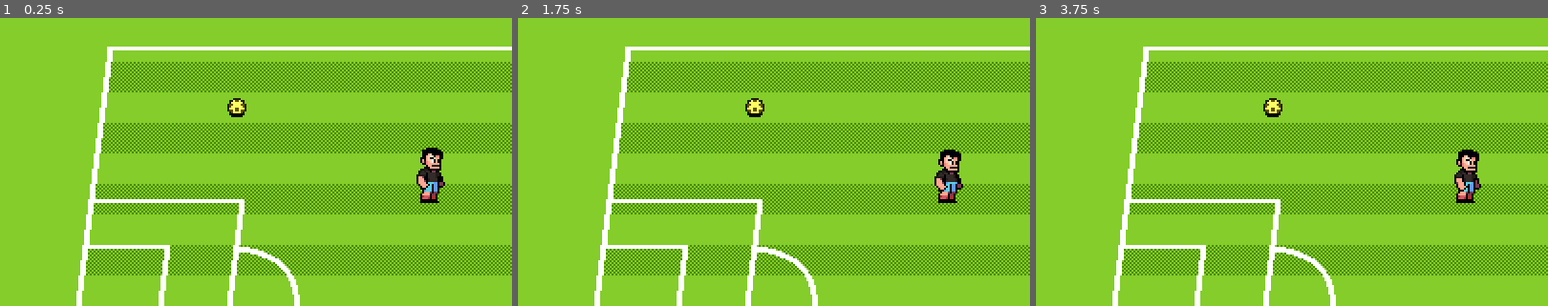
Above: before the commit, frames 1-3 (left to right).
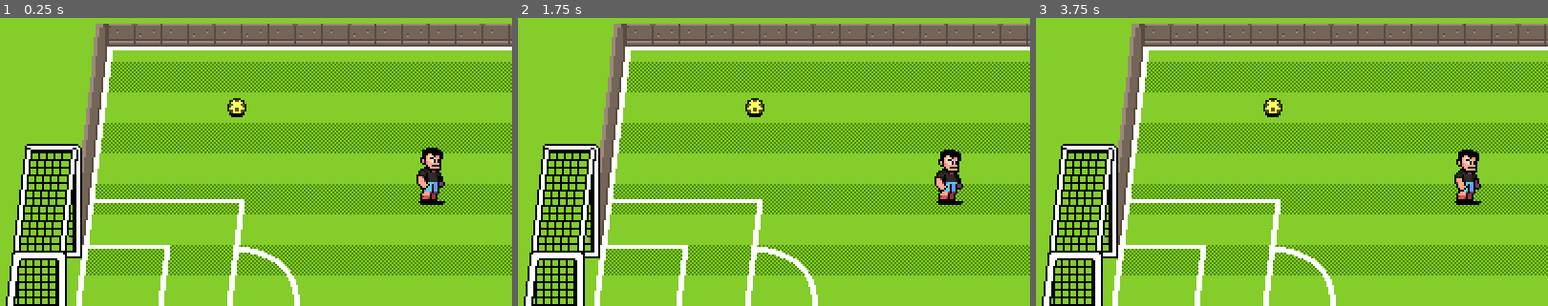
Above: after the commit, the same moments.

Repository: redwarewolf/fafa-simulator
Game: Godot game, scene res://scenes/world.tscn
Same seed, same stepped clock (60 frames per second), same inputs: the game is played once before the commit and once after it.
Inputs:
- Up to frame 1 (0.25 s): no input
- Up to frame 2 (1.75 s): no input
- Up to frame 3 (3.75 s): no input

The runs differ from the first frame. In frame 1, 12% of the frame differs, in the area x 1-100%, y 1-100%; in frame 2, 12%; in frame 3, 12%.
Error after the commit: Invalid call. Nonexistent function 'move_and_bounce' in base 'AnimatableBody2D (Ball)'. (res://scenes/ball/ball_states/ball_state_freeform.gd:17)

Commit message:
Header

Diff:
--- a/scenes/ball/ball.gd
+++ b/scenes/ball/ball.gd
@@ -7,6 +7,12 @@
 @onready var player_detection_area : Area2D = %PlayerDetectionArea
 @onready var ball_sprite : Sprite2D = %BallSprite
 
+const FRICTION_AIR := 35.0
+const FRICTION_GROUND := 250.0
+const BOUNCINESS := 0.8
+const DISTANCE_HIGH_PASS := 130
+const AIR_CONNECT_HEIGHT := 20.0
+const AIR_CONNECT_RANGE := 10.0
 
 
 var current_state : BallState = null
@@ -54,7 +60,21 @@
 	carrier = null
 	switch_state(Ball.State.SHOT)
 
-func pass_to(pass_velocity: Vector2) -> void:
-	velocity = pass_velocity
+func pass_to(destination: Vector2) -> void:
+	var direction := position.direction_to(destination)
+	var distance := position.distance_to(destination)
+	var intensity := sqrt(2 * distance * FRICTION_GROUND )
+	velocity = intensity * direction
+	if distance >= DISTANCE_HIGH_PASS:
+		height_velocity = BallState.GRAVITY * distance / (1.8 * intensity)
 	carrier = null
 	switch_state(Ball.State.FREEFORM)
+
+func stop() -> void:
+	velocity = Vector2.ZERO
+
+func can_air_interact() -> bool:
+	return current_state != null and current_state.can_air_interact()
+
+func can_air_connect() -> bool:
+	return height >= AIR_CONNECT_HEIGHT - AIR_CONNECT_RANGE and height <= AIR_CONNECT_HEIGHT + AIR_CONNECT_RANGE
--- a/scenes/ball/ball_states/ball_state.gd
+++ b/scenes/ball/ball_states/ball_state.gd
@@ -3,7 +3,7 @@
 
 signal state_transition_requested(new_state: BallState)
 
-var GRAVITY := 10.0
+const GRAVITY := 10.0
 
 var ball : Ball = null
 var carrier : Player = null
@@ -36,3 +36,13 @@
 			if(bounciness > 0.0 and ball.height_velocity < 0):
 				ball.height_velocity = -ball.height_velocity * bounciness
 				ball.velocity *= bounciness
+
+
+func can_air_interact() -> bool:
+	return false
+
+func move_and_bounce(delta: float) -> void:
+	var collision = ball.move_and_collide(ball.velocity * delta)
+	if collision != null:
+		ball.velocity = ball.velocity.bounce(collision.get_normal() * ball.BOUNCINESS)
+		ball.switch_state(Ball.State.FREEFORM)
--- a/scenes/ball/ball_states/ball_state_freeform.gd
+++ b/scenes/ball/ball_states/ball_state_freeform.gd
@@ -1,9 +1,6 @@
 class_name BallStateFreeform
 extends BallState
 
-const FRICTION_AIR := 35.0
-const FRICTION_GROUND := 250.0
-const BOUNCINESS := 0.8
 
 func _enter_tree() -> void:
 	player_detection_area.body_entered.connect(on_player_enter.bind())
@@ -14,7 +11,10 @@
 
 func _physics_process(delta: float) -> void:
 	set_ball_animation_from_velocity()
-	var friction = FRICTION_AIR if ball.height > 0 else FRICTION_GROUND
+	var friction = ball.FRICTION_AIR if ball.height > 0 else ball.FRICTION_GROUND
 	ball.velocity = ball.velocity.move_toward(Vector2.ZERO, friction*delta)
-	process_gravity(delta,BOUNCINESS)
-	ball.move_and_collide(ball.velocity * delta)
+	process_gravity(delta,ball.BOUNCINESS)
+	ball.move_and_bounce(delta)
+
+func can_air_interact() -> bool:
+	return true
--- a/scenes/ball/ball_states/ball_state_shot.gd
+++ b/scenes/ball/ball_states/ball_state_shot.gd
@@ -17,7 +17,7 @@
 func _physics_process(delta: float) -> void:
 	if (Time.get_ticks_msec() - time_since_shot > DURATION): #Escalarlo según poder
 		state_transition_requested.emit(Ball.State.FREEFORM)
-	ball.move_and_collide(ball.velocity * delta)
+	ball.move_and_bounce(delta)
 
 func _exit_tree() -> void:
 	ball_sprite.scale.y = 1.0
--- /dev/null
+++ b/scenes/camera.gd
@@ -0,0 +1,16 @@
+class_name Camera
+extends Camera2D
+
+const DISTANCE_TARGET := 100
+const SMOOTHING_BALL_CARRIED := 2
+const SMOOTHING_BALL_DEFAULT := 8
+
+@export var ball : Ball
+
+func _process(_delta: float) -> void:
+	if ball.carrier != null:
+		position = ball.carrier.position + ball.carrier.heading * DISTANCE_TARGET
+		position_smoothing_speed = SMOOTHING_BALL_CARRIED
+	else:
+		position = ball.position
+		position_smoothing_speed = SMOOTHING_BALL_DEFAULT
--- a/scenes/characters/character_states/player_state.gd
+++ b/scenes/characters/character_states/player_state.gd
@@ -8,6 +8,7 @@
 var animation_player : AnimationPlayer = null
 var state_data : PlayerStateData = PlayerStateData.new()
 var teammate_detection_area : Area2D = null
+var ball_detection_area : Area2D = null
 
 func setup(context_player: Player, context_state_data: PlayerStateData) -> void:
 	player = context_player
@@ -15,6 +16,7 @@
 	animation_player = player.animation_player
 	state_data = context_state_data
 	teammate_detection_area =  context_player.teammate_detection_area
+	ball_detection_area = context_player.ball_detection_area
 
 func transition_state(new_state: Player.State, context_state_data : PlayerStateData = PlayerStateData.new()) -> void:
 	state_transition_requested.emit(new_state, context_state_data)
--- /dev/null
+++ b/scenes/characters/character_states/player_state_bicycle_kick.gd
@@ -0,0 +1,2 @@
+class_name PlayerStateBicycleKick
+extends PlayerState
--- /dev/null
+++ b/scenes/characters/character_states/player_state_header.gd
@@ -0,0 +1,20 @@
+class_name PlayerStateHeader
+extends PlayerState
+
+const HEIGHT_START := 0.1
+const HEIGHT_VELOCITY := 1.5
+const BONUS_POWER := 1.3
+
+func _enter_tree() -> void:
+	animation_player.play("header")
+	player.height = HEIGHT_START
+	player.height_velocity = HEIGHT_VELOCITY
+	ball_detection_area.body_entered.connect(on_ball_entered.bind())
+
+func on_ball_entered(contact_ball: Ball) -> void:
+	if contact_ball.can_air_connect():
+		contact_ball.shoot(player.velocity.normalized() * player.power * BONUS_POWER)
+
+func _process(_delta: float) -> void:
+	if player.height == 0:
+		transition_state(Player.State.RECOVERING)
--- a/scenes/characters/character_states/player_state_moving.gd
+++ b/scenes/characters/character_states/player_state_moving.gd
@@ -7,8 +7,12 @@
 	if player.velocity != Vector2.ZERO:
 		teammate_detection_area.rotation = player.velocity.angle()
 
-	# If decided to shoot:
-	# transition_state(Player.State.PREPPING_SHOT)
+	# if player.has_ball():
+		# If decided to shoot:
+		# transition_state(Player.State.PREPPING_SHOT)
 
-	# If decided to pass:
-	# transition_state(Player.State.PASSING)
+		# If decided to pass:
+		# transition_state(Player.State.PASSING)
+	# elif ball.can_air_interact():
+		# if decided to shoot:
+			# transition_state(Player.State.HEADER)
--- a/scenes/characters/character_states/player_state_passing.gd
+++ b/scenes/characters/character_states/player_state_passing.gd
@@ -7,12 +7,10 @@
 
 func on_animation_complete() -> void:
 	var pass_target := get_closest_teammate_in_view()
-	print(pass_target)
-	var target := Vector2(10,10)
-	var pass_direction := ball.position.direction_to(target)
-	var pass_distance := ball.position.distance_to(target)
-	var pass_velocity := sqrt(2* pass_distance * BallStateFreeform.FRICTION_GROUND)
-	ball.pass_to(pass_direction * pass_velocity)
+	if pass_target == null:
+		ball.pass_to(ball.position * player.heading * player.speed)
+	else:
+		ball.pass_to(pass_target.position * pass_target.velocity)
 	transition_state(Player.State.MOVING)
 
 func get_closest_teammate_in_view() -> Player:
--- /dev/null
+++ b/scenes/characters/character_states/player_state_volley_kick.gd
@@ -0,0 +1,2 @@
+class_name PlayerStateVolleyKick
+extends PlayerState
--- a/scenes/characters/player.gd
+++ b/scenes/characters/player.gd
@@ -2,8 +2,10 @@
 extends CharacterBody2D
 
 const DURATION_TACKLE := 200
+const GRAVITY := 8.0
 
-enum State { MOVING , TACKLING, RECOVERING, PREPPING_SHOT, SHOOTING, PASSING}
+enum State { MOVING , TACKLING, RECOVERING, PREPPING_SHOT, SHOOTING,
+	PASSING , HEADER, VOLLEY_KICK, BICYCLE_KICK}
 
 @export var speed : float = 80
 @export var power : float = 70
@@ -12,22 +14,32 @@
 var state_factory := PlayerStateFactory.new()
 
 var heading := Vector2.RIGHT
-
+var height := 0.0
+var height_velocity := 0.0
 var ball : Ball
 
 @onready var animation_player : AnimationPlayer = %AnimationPlayer
 @onready var player_sprite : Sprite2D = %PlayerSprite
 @onready var teammate_detection_area : Area2D = %TeammateDetectionArea
+@onready var ball_detection_area : Area2D = %BallDetectionArea
 
 func _ready() -> void:
 	switch_state(State.MOVING)
 	ball = get_node("/root/World/Ball")
 
-func _process(_delta: float) -> void:
+func _process(delta: float) -> void:
 	set_movement_animation()
 	set_heading()
 	flip_sprites()
+	process_gravity(delta)
 	move_and_slide()
+
+func process_gravity(delta: float) -> void:
+	if height > 0:
+		height_velocity -= GRAVITY * delta
+		height += height_velocity
+		height = max(0, height)
+	player_sprite.position = Vector2.UP * height
 
 func switch_state(state: State, state_data: PlayerStateData = PlayerStateData.new()) -> void:
 	if current_state != null:
--- a/scenes/characters/player.tscn
+++ b/scenes/characters/player.tscn
@@ -1,8 +1,9 @@
-[gd_scene load_steps=13 format=3 uid="uid://d1n51cka6b5gw"]
+[gd_scene load_steps=18 format=3 uid="uid://d1n51cka6b5gw"]
 
 [ext_resource type="Texture2D" uid="uid://cydlye222a3hp" path="res://assets/art/characters/soccer-player.png" id="1_3vyb7"]
 [ext_resource type="Script" uid="uid://bn5f6ur72codi" path="res://scenes/characters/player.gd" id="1_yewv4"]
 [ext_resource type="Script" uid="uid://bkew1gm4d5gq8" path="res://scenes/characters/character_states/player_state.gd" id="3_76oj4"]
+[ext_resource type="Texture2D" uid="uid://boe70j7yjv7xt" path="res://assets/art/characters/player-shadow.png" id="4_dyp2m"]
 
 [sub_resource type="Animation" id="Animation_qhqgy"]
 length = 0.001
@@ -140,20 +141,106 @@
 "values": [30]
 }
 
+[sub_resource type="Animation" id="Animation_6eyoc"]
+resource_name = "bicycle_kick"
+length = 0.4
+step = 0.1
+tracks/0/type = "value"
+tracks/0/imported = false
+tracks/0/enabled = true
+tracks/0/path = NodePath("PlayerSprite:frame")
+tracks/0/interp = 1
+tracks/0/loop_wrap = true
+tracks/0/keys = {
+"times": PackedFloat32Array(0, 0.1, 0.2, 0.3),
+"transitions": PackedFloat32Array(1, 1, 1, 1),
+"update": 1,
+"values": [36, 37, 38, 39]
+}
+tracks/1/type = "method"
+tracks/1/imported = false
+tracks/1/enabled = true
+tracks/1/path = NodePath(".")
+tracks/1/interp = 1
+tracks/1/loop_wrap = true
+tracks/1/keys = {
+"times": PackedFloat32Array(0.4),
+"transitions": PackedFloat32Array(1),
+"values": [{
+"args": [],
+"method": &"on_animation_complete"
+}]
+}
+
+[sub_resource type="Animation" id="Animation_eojnx"]
+resource_name = "volley_kick"
+length = 0.3
+step = 0.1
+tracks/0/type = "value"
+tracks/0/imported = false
+tracks/0/enabled = true
+tracks/0/path = NodePath("PlayerSprite:frame")
+tracks/0/interp = 1
+tracks/0/loop_wrap = true
+tracks/0/keys = {
+"times": PackedFloat32Array(0, 0.1),
+"transitions": PackedFloat32Array(1, 1),
+"update": 1,
+"values": [49, 50]
+}
+tracks/1/type = "method"
+tracks/1/imported = false
+tracks/1/enabled = true
+tracks/1/path = NodePath(".")
+tracks/1/interp = 1
+tracks/1/loop_wrap = true
+tracks/1/keys = {
+"times": PackedFloat32Array(0.3),
+"transitions": PackedFloat32Array(1),
+"values": [{
+"args": [],
+"method": &"on_animation_complete"
+}]
+}
+
+[sub_resource type="Animation" id="Animation_qgnko"]
+resource_name = "header"
+length = 0.2
+step = 0.1
+tracks/0/type = "value"
+tracks/0/imported = false
+tracks/0/enabled = true
+tracks/0/path = NodePath("PlayerSprite:frame")
+tracks/0/interp = 1
+tracks/0/loop_wrap = true
+tracks/0/keys = {
+"times": PackedFloat32Array(0, 0.1),
+"transitions": PackedFloat32Array(1, 1),
+"update": 1,
+"values": [24, 25]
+}
+
 [sub_resource type="AnimationLibrary" id="AnimationLibrary_dqkch"]
 _data = {
 &"RESET": SubResource("Animation_qhqgy"),
+&"bicycle_kick": SubResource("Animation_6eyoc"),
+&"header": SubResource("Animation_qgnko"),
 &"idle": SubResource("Animation_g2els"),
 &"kick": SubResource("Animation_kqtwu"),
 &"prep_kick": SubResource("Animation_atpat"),
 &"recover": SubResource("Animation_dyp2m"),
 &"run": SubResource("Animation_76oj4"),
-&"tackle": SubResource("Animation_yewv4")
+&"tackle": SubResource("Animation_yewv4"),
+&"volley_kick": SubResource("Animation_eojnx")
 }
 
 [sub_resource type="CapsuleShape2D" id="CapsuleShape2D_3vyb7"]
 radius = 4.0
 height = 18.0
+
+[sub_resource type="CapsuleShape2D" id="CapsuleShape2D_7vyk4"]
+radius = 6.0
+height = 20.0
 
 [node name="Player" type="CharacterBody2D"]
 collision_layer = 2
@@ -180,10 +267,27 @@
 rotation = 1.5707964
 shape = SubResource("CapsuleShape2D_3vyb7")
 
+[node name="ShadowSprite" type="Sprite2D" parent="."]
+texture = ExtResource("4_dyp2m")
+centered = false
+offset = Vector2(-8, -15)
+
 [node name="TeammateDetectionArea" type="Area2D" parent="."]
 unique_name_in_owner = true
 collision_layer = 0
 collision_mask = 2
 
 [node name="CollisionPolygon2D" type="CollisionPolygon2D" parent="TeammateDetectionArea"]
+visible = false
 polygon = PackedVector2Array(0, -40, 280, -150, 330, -100, 330, 100, 280, 150, 0, 40)
+
+[node name="BallDetectionArea" type="Area2D" parent="."]
+unique_name_in_owner = true
+collision_layer = 0
+collision_mask = 4
+monitorable = false
+
+[node name="CollisionShape2D" type="CollisionShape2D" parent="BallDetectionArea"]
+position = Vector2(0, -8)
+rotation = 1.5707964
+shape = SubResource("CapsuleShape2D_7vyk4")
--- a/scenes/characters/player_state_factory.gd
+++ b/scenes/characters/player_state_factory.gd
@@ -9,7 +9,10 @@
 		Player.State.TACKLING: PlayerStateTackling,
 		Player.State.PREPPING_SHOT: PlayerStatePreppingShot,
 		Player.State.SHOOTING: PlayerStateShooting,
-		Player.State.PASSING: PlayerStatePassing
+		Player.State.PASSING: PlayerStatePassing,
+		Player.State.HEADER: PlayerStateHeader,
+		Player.State.BICYCLE_KICK: PlayerStateBicycleKick,
+		Player.State.VOLLEY_KICK: PlayerStateVolleyKick
 	}
 
 func get_fresh_state(state: Player.State) -> PlayerState:
--- /dev/null
+++ b/scenes/goal.gd
@@ -0,0 +1,10 @@
+class_name Goal
+extends Node2D
+
+@onready var back_net_area := %BackNetArea
+
+func _ready() -> void:
+	back_net_area.body_entered.connect(on_ball_enter_back_net.bind())
+
+func on_ball_enter_back_net(ball : Ball) -> void:
+	ball.stop()
--- /dev/null
+++ b/scenes/goal.tscn
@@ -0,0 +1,49 @@
+[gd_scene load_steps=6 format=3 uid="uid://diwdrwxttjbp"]
+
+[ext_resource type="Texture2D" uid="uid://btje8tqapc2j8" path="res://assets/art/backgrounds/goal-bottom.png" id="1_sx1j4"]
+[ext_resource type="Script" uid="uid://chli8ygch43t6" path="res://scenes/goal.gd" id="1_w3gav"]
+[ext_resource type="Texture2D" uid="uid://cwihor0p8ykqc" path="res://assets/art/backgrounds/goal-top.png" id="2_w3gav"]
+
+[sub_resource type="RectangleShape2D" id="RectangleShape2D_w3gav"]
+size = Vector2(26, 2)
+
+[sub_resource type="RectangleShape2D" id="RectangleShape2D_jvyg3"]
+size = Vector2(26, 2)
+
+[node name="Goal" type="Node2D"]
+y_sort_enabled = true
+script = ExtResource("1_w3gav")
+
+[node name="BottomFrameSprite" type="Sprite2D" parent="."]
+texture = ExtResource("1_sx1j4")
+centered = false
+offset = Vector2(-23, -125)
+
+[node name="TopFrameSprite" type="Sprite2D" parent="."]
+position = Vector2(0, -65)
+texture = ExtResource("2_w3gav")
+centered = false
+offset = Vector2(-23, -59)
+
+[node name="BackNetArea" type="Area2D" parent="."]
+unique_name_in_owner = true
+collision_layer = 0
+collision_mask = 4
+monitorable = false
+
+[node name="BackNetCollision" type="CollisionPolygon2D" parent="BackNetArea"]
+polygon = PackedVector2Array(-20, -2, -12, -65, -10, -65, -18, -2)
+
+[node name="BottomFrame" type="StaticBody2D" parent="."]
+position = Vector2(-3, -1)
+collision_mask = 0
+
+[node name="CollisionShape2D" type="CollisionShape2D" parent="BottomFrame"]
+shape = SubResource("RectangleShape2D_w3gav")
+
+[node name="TopFrame" type="StaticBody2D" parent="."]
+position = Vector2(7, -67)
+collision_mask = 0
+
+[node name="CollisionShape2D" type="CollisionShape2D" parent="TopFrame"]
+shape = SubResource("RectangleShape2D_jvyg3")
--- a/scenes/world.tscn
+++ b/scenes/world.tscn
@@ -1,12 +1,29 @@
-[gd_scene load_steps=6 format=3 uid="uid://bexoq36m2g176"]
+[gd_scene load_steps=12 format=3 uid="uid://bexoq36m2g176"]
 
 [ext_resource type="Texture2D" uid="uid://80tnpal6d7gg" path="res://assets/art/backgrounds/pitch-background.png" id="1_4wyf3"]
+[ext_resource type="Script" uid="uid://c4bai8p2ynrr3" path="res://scenes/camera.gd" id="1_qfnet"]
 [ext_resource type="Texture2D" uid="uid://ctt1hqgusnfww" path="res://assets/art/backgrounds/pitch-pattern.png" id="2_k0juu"]
 [ext_resource type="Texture2D" uid="uid://bk6ebs0wqudo2" path="res://assets/art/backgrounds/pitch-lines.png" id="3_71j4m"]
 [ext_resource type="PackedScene" uid="uid://d1n51cka6b5gw" path="res://scenes/characters/player.tscn" id="4_k0juu"]
 [ext_resource type="PackedScene" uid="uid://bgplolig1vhf4" path="res://scenes/ball/ball.tscn" id="5_71j4m"]
+[ext_resource type="PackedScene" uid="uid://diwdrwxttjbp" path="res://scenes/goal.tscn" id="5_i7141"]
+[ext_resource type="Texture2D" uid="uid://bj516fg6puenf" path="res://assets/art/backgrounds/top-wall.png" id="6_4mrxx"]
+[ext_resource type="Texture2D" uid="uid://0aaj2hwbuf6c" path="res://assets/art/backgrounds/bottom-wall.png" id="7_7r4gi"]
+[ext_resource type="Texture2D" uid="uid://cdhf5di8i65fh" path="res://assets/art/backgrounds/side-wall.png" id="8_w7kh3"]
+
+[sub_resource type="RectangleShape2D" id="RectangleShape2D_7r4gi"]
+size = Vector2(802, 7)
 
 [node name="World" type="Node2D"]
+
+[node name="Camera" type="Camera2D" parent="." node_paths=PackedStringArray("ball")]
+limit_left = 0
+limit_top = 0
+limit_right = 850
+limit_bottom = 360
+position_smoothing_enabled = true
+script = ExtResource("1_qfnet")
+ball = NodePath("../ActorsContainer/Ball")
 
 [node name="Backgrounds" type="Node2D" parent="."]
 
@@ -27,6 +44,69 @@
 [node name="ActorsContainer" type="Node2D" parent="."]
 y_sort_enabled = true
 
+[node name="PitchObjects" type="Node2D" parent="ActorsContainer"]
+y_sort_enabled = true
+
+[node name="GoalLeft" parent="ActorsContainer/PitchObjects" instance=ExtResource("5_i7141")]
+position = Vector2(32, 220)
+
+[node name="GoalRight" parent="ActorsContainer/PitchObjects" instance=ExtResource("5_i7141")]
+position = Vector2(818, 220)
+scale = Vector2(-1, 1)
+
+[node name="TopWall" type="Sprite2D" parent="ActorsContainer/PitchObjects"]
+position = Vector2(49, 32)
+texture = ExtResource("6_4mrxx")
+centered = false
+
+[node name="StaticBody2D" type="StaticBody2D" parent="ActorsContainer/PitchObjects/TopWall"]
+collision_mask = 0
+
+[node name="CollisionPolygon2D" type="CollisionPolygon2D" parent="ActorsContainer/PitchObjects/TopWall/StaticBody2D"]
+polygon = PackedVector2Array(0, 116, 13, 0, 739, 0, 752, 116, 740, 116, 730, 14, 22, 14, 12, 116)
+
+[node name="BottomWall" type="Sprite2D" parent="ActorsContainer/PitchObjects"]
+position = Vector2(24, 344)
+texture = ExtResource("7_7r4gi")
+centered = false
+offset = Vector2(0, -12)
+
+[node name="StaticBody2D" type="StaticBody2D" parent="ActorsContainer/PitchObjects/BottomWall"]
+collision_mask = 0
+
+[node name="CollisionShape2D" type="CollisionShape2D" parent="ActorsContainer/PitchObjects/BottomWall/StaticBody2D"]
+position = Vector2(401, -3.5)
+shape = SubResource("RectangleShape2D_7r4gi")
+
+[node name="LeftWall" type="Sprite2D" parent="ActorsContainer/PitchObjects"]
+position = Vector2(24, 221)
+texture = ExtResource("8_w7kh3")
+centered = false
+offset = Vector2(0, -14)
+
+[node name="StaticBody2D" type="StaticBody2D" parent="ActorsContainer/PitchObjects/LeftWall"]
+collision_mask = 0
+
+[node name="CollisionPolygon2D" type="CollisionPolygon2D" parent="ActorsContainer/PitchObjects/LeftWall/StaticBody2D"]
+position = Vector2(-0.4500003, 0)
+scale = Vector2(0.94642854, 1)
+polygon = PackedVector2Array(14, -1, 28, -1, 12, 116, 0, 116)
+
+[node name="RightWall" type="Sprite2D" parent="ActorsContainer/PitchObjects"]
+position = Vector2(826, 221)
+scale = Vector2(-1, 1)
+texture = ExtResource("8_w7kh3")
+centered = false
+offset = Vector2(0, -14)
+
+[node name="StaticBody2D" type="StaticBody2D" parent="ActorsContainer/PitchObjects/RightWall"]
+collision_mask = 0
+
+[node name="CollisionPolygon2D" type="CollisionPolygon2D" parent="ActorsContainer/PitchObjects/RightWall/StaticBody2D"]
+position = Vector2(-0.4500003, 0)
+scale = Vector2(0.94642854, 1)
+polygon = PackedVector2Array(14, -1, 28, -1, 12, 116, 0, 116)
+
 [node name="Player" parent="ActorsContainer" instance=ExtResource("4_k0juu")]
 position = Vector2(238, 126)
 
Not shown, added: scenes/camera.gd.uid
Not shown, added: scenes/characters/character_states/player_state_bicycle_kick.gd.uid
Not shown, added: scenes/characters/character_states/player_state_header.gd.uid
Not shown, added: scenes/characters/character_states/player_state_volley_kick.gd.uid
Not shown, added: scenes/goal.gd.uid
